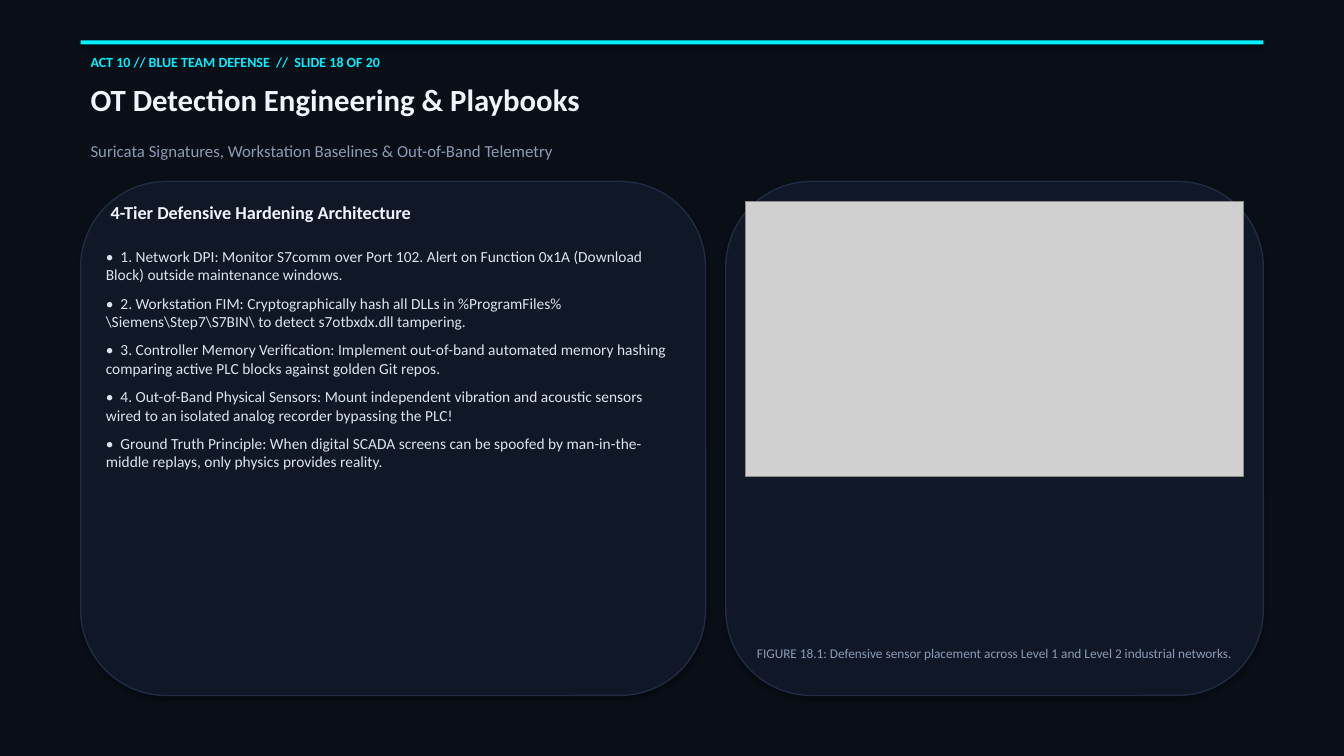
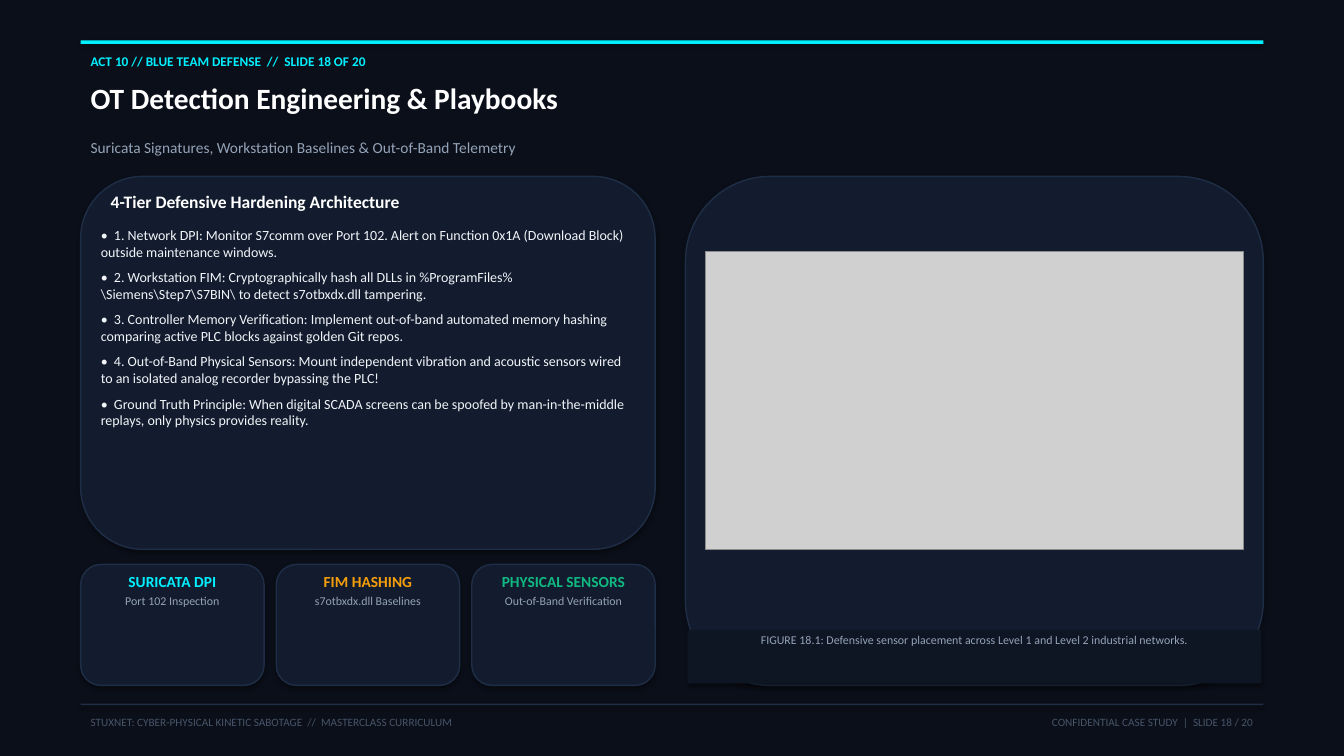
Before and after one commit to sivaoffl04/Cyber-Blog, a slide deck: slide 18 of Case Study/STUXNET/STUXNET_Masterclass_Seminar_20_Slides.pptx. Drawn at 1344x756 pixels with LibreOffice and Linux fonts; fonts in the diff are those of the drawing; grey boxes stand for pictures. Boxes give left, top, right and bottom in pixels: in the first picture for what was removed or moved away, otherwise in the second. Text is boxed around its words. In the diff, an @@ line names an element or a change of style, - is before the commit and + after.

Commit message:
feat(case-studies): add comprehensive vulnerability remediation and incident protection blueprints to all case studies and enhance Stuxnet masterclass PPTX

```diff
--- a/Case Study/STUXNET/STUXNET_Masterclass_Seminar_20_Slides.pptx
+++ b/Case Study/STUXNET/STUXNET_Masterclass_Seminar_20_Slides.pptx
@@ rectangle at [0,0,1344,756]: fill #0A0E17 to #0B0F19 @@
@@ text "ACT 10 // BLUE TEAM ..." at [91,57,365,66]: size 10 to 9.5 pt @@
@@ text "OT Detection Engineering & Playbooks" at [91,88,558,114]: size 22 to 21 pt, text colour #F0F4FC to #FFFFFF @@
@@ text "Suricata Signatures, Workstation Baselines & ..." at [91,142,516,156]: size 12 to 11 pt, text colour #8B9BB4 to #94A3B8 @@
@@ rounded rectangle: place and size @@
-rounded rectangle at [81,181,706,696]
+rounded rectangle at [81,176,655,549]
@@ rounded rectangle at [81,176,655,549]: fill #101827 to #131C2E; outline #1F2C44 1 pt to #1F2E47 1 pt @@
@@ rounded rectangle at [686,176,1263,686]: fill #101827 to #131C2E; outline #1F2C44 1 pt to #1F2E47 1 pt @@
@@ rounded rectangle: place and size @@
-rounded rectangle at [726,181,1263,696]
+rounded rectangle at [686,176,1263,686]
@@ text "4-Tier Defensive Hardening Architecture": place and size @@
-text "4-Tier Defensive Hardening Architecture" at [111,206,411,222]
+text "4-Tier Defensive Hardening Architecture" at [111,195,400,211]
@@ text "4-Tier Defensive Hardening Architecture" at [111,195,400,211]: size 13 to 12.5 pt, text colour #F0F4FC to #FFFFFF @@
@@ text "• 1. Network DPI: Monitor ...": place and size @@
-text "• 1. Network DPI: Monitor ..." at [106,251,666,470]
+text "• 1. Network DPI: Monitor ..." at [101,230,624,428]
@@ text "• 1. Network DPI: Monitor ..." at [101,230,624,428]: size 11 to 10 pt, text colour #DCE4F0 to #F1F5F9; less space between paragraphs @@
@@ picture: place and size @@
-picture at [746,202,1243,477]
+picture at [706,252,1243,549]
@@ rounded rectangle added at [81,565,264,686], fill #131C2E, outline #1F2E47 1 pt @@
@@ rounded rectangle added at [276,565,460,686], fill #131C2E, outline #1F2E47 1 pt @@
@@ rounded rectangle added at [472,565,655,686], fill #131C2E, outline #1F2E47 1 pt @@
@@ text added at [125,577,219,607], 8.5 pt, text #94A3B8 @@
+SURICATA DPI
+Port 102 Inspection
@@ text added at [315,577,421,605], 8.5 pt, text #94A3B8 @@
+FIM HASHING
+s7otbxdx.dll Baselines
@@ text added at [502,577,624,605], 8.5 pt, text #94A3B8 @@
+PHYSICAL SENSORS
+Out-of-Band Verification
@@ rectangle added at [688,630,1261,684], fill #0E1523 @@
@@ text "FIGURE 18.1: Defensive sensor placement ...": place and size @@
-text "FIGURE 18.1: Defensive sensor placement ..." at [757,649,1231,660]
+text "FIGURE 18.1: Defensive sensor placement ..." at [761,636,1187,646]
@@ text "FIGURE 18.1: Defensive sensor placement ..." at [761,636,1187,646]: size 9.5 to 8.5 pt, text colour #8B9BB4 to #94A3B8 @@
@@ rectangle added at [81,704,1263,705], fill #1F2E47 @@
@@ text added at [91,719,452,726], 8 pt, text #475569 @@
+STUXNET: CYBER-PHYSICAL KINETIC SABOTAGE // MASTERCLASS CURRICULUM
@@ text added at [1052,718,1252,726], 8 pt, text #475569 @@
+CONFIDENTIAL CASE STUDY | SLIDE 18 / 20
```
Also in this commit, not shown: 19 other slides changed, 5 other files.
